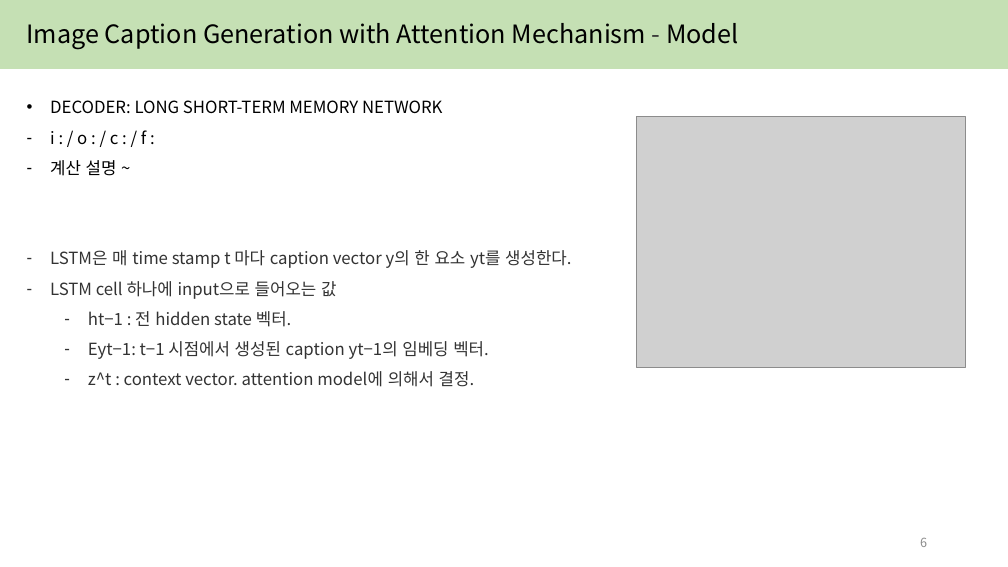
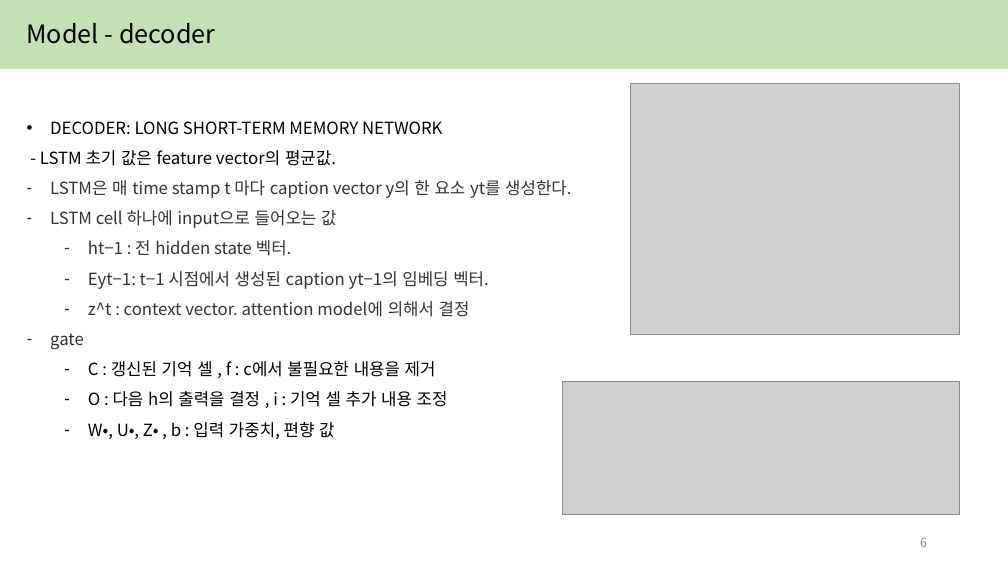
Before and after one commit to yejin087/study_image_caption, a slide deck: slide 6 of 4주차.pptx. Drawn at 1008x567 pixels with LibreOffice and Linux fonts; fonts in the diff are those of the drawing; grey boxes stand for pictures. Boxes give left, top, right and bottom in pixels: in the first picture for what was removed or moved away, otherwise in the second. Text is boxed around its words. In the diff, an @@ line names an element or a change of style, - is before the commit and + after.

```diff
--- a/4주차.pptx
+++ b/4주차.pptx
@@ text at <box>27,23,215,44</box>: text changed @@
-Image Caption Generation with Attention Mechanism - Model
+Model - decoder
@@ picture: place and size @@
-picture at <box>637,116,966,368</box>
+picture at <box>631,83,960,334</box>
@@ text at <box>40,150,336,166</box>: text changed @@
-– i : / o : / c : / f :
-– 계산 설명 ~
+- LSTM 초기 값은 feature vector의 평균값.
@@ text at <box>50,301,470,439</box>: text changed; text colour #333333 to #000000 @@
-  – z^t : context vector. attention model에 의해서 결정.
+  – z^t : context vector. attention model에 의해서 결정
+– gate
+  – C : 갱신된 기억 셀 , f : c에서 불필요한 내용을 제거
+  – O : 다음 h의 출력을 결정 , i : 기억 셀 추가 내용 조정
+  – W•, U•, Z• , b : 입력 가중치, 편향 값
@@ picture added at <box>563,381,960,515</box> @@
```
Also in this commit, not shown: 6 other slides changed, 2 slides added.
